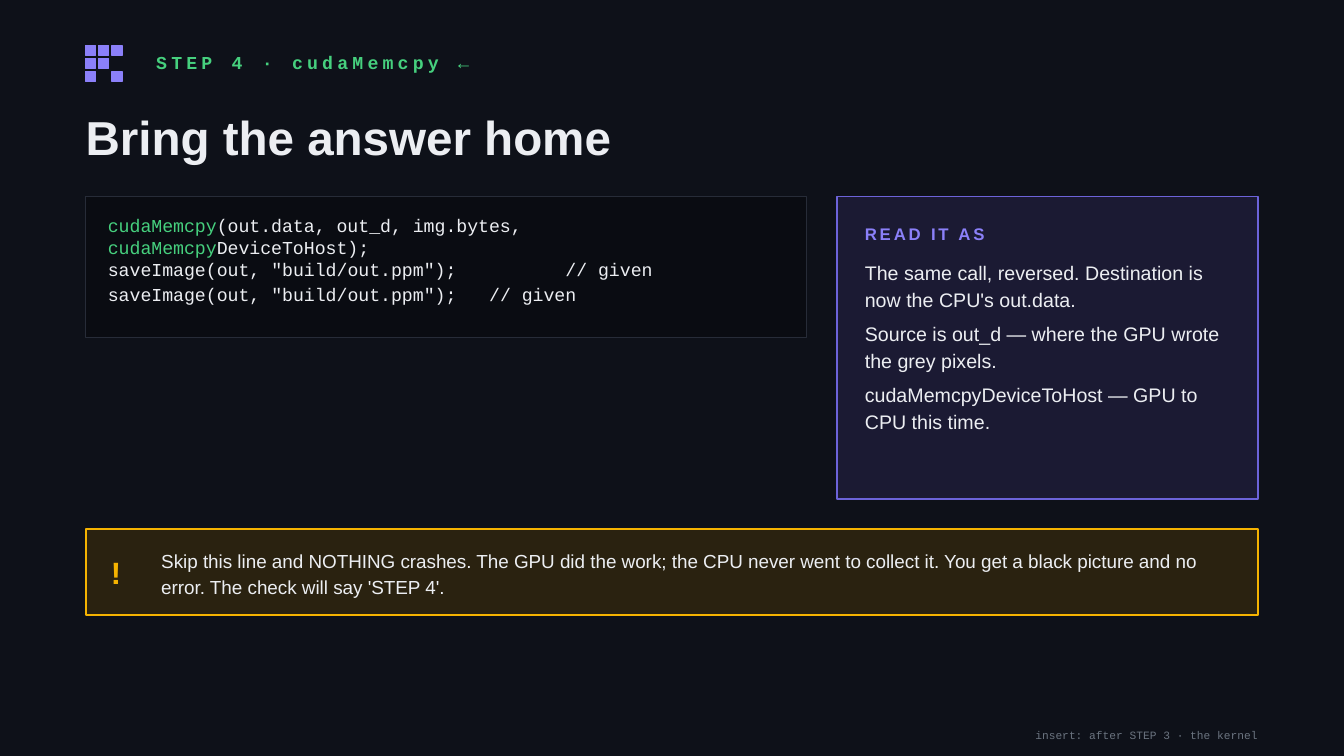
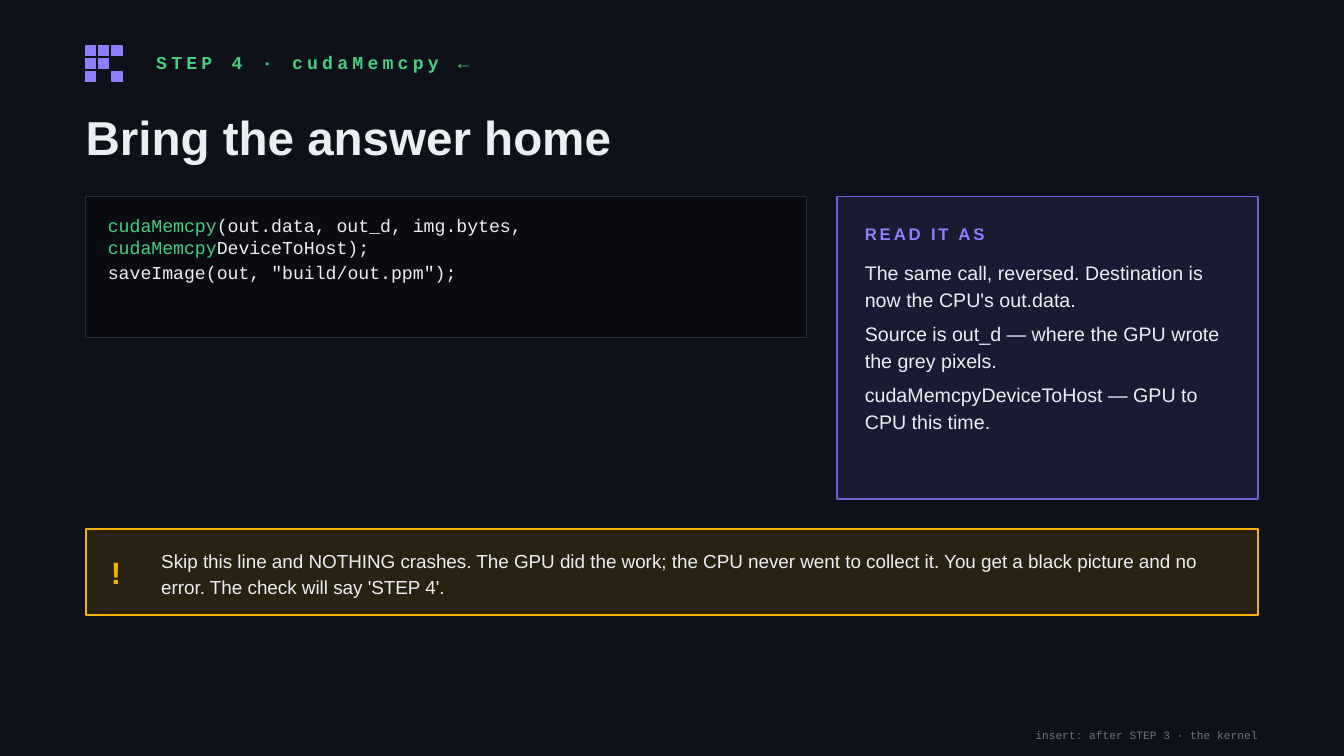
Before and after one commit to daryl-888/Workshop2, a slide deck: slide 6 of slides/step-slides.pptx. Drawn at 1344x756 pixels with LibreOffice and Linux fonts; fonts in the diff are those of the drawing. Boxes give left, top, right and bottom in pixels: in the first picture for what was removed or moved away, otherwise in the second. Text is boxed around its words. In the diff, an @@ line names an element or a change of style, - is before the commit and + after.

Commit message:
main() starts blank in the Colab cell
Students now type all of main(): the loadImage/makeImage setup, the two
pointers, the five CUDA steps, saveImage, the frees and return 0. Only
the kernel signature and the include are given. The four file-I/O
helpers still live in lab/gpulab.h, but the calls to them are typed.

The cell has two markers - the kernel body and the whole of main() -
and run() refuses to compile while either is present. verify.py checks
that main() is genuinely empty apart from its marker.

The solutions are laid out in labelled blocks (setup, STEP 1-5) so the
STEP slides, which pull their code from the solutions, now carry the
setup lines on STEP 1 and saveImage / freeImage / return 0 on STEPs 4
and 5. Nothing appears on a slide that isn't typed, and nothing is
typed that isn't on a slide.

```diff
--- a/slides/step-slides.pptx
+++ b/slides/step-slides.pptx
@@ text at [108,220,522,283]: text changed @@
-cudaMemcpy(out.data, out_d, img.bytes, cudaMemcpyDeviceToHost);
-saveImage(out, "build/out.ppm"); // given
-saveImage(out, "build/out.ppm"); // given
+cudaMemcpy(out.data, out_d, img.bytes, cudaMemcpyDeviceToHost);
+saveImage(out, "build/out.ppm");
```
Also in this commit, not shown: 3 other slides changed, 7 other files.
